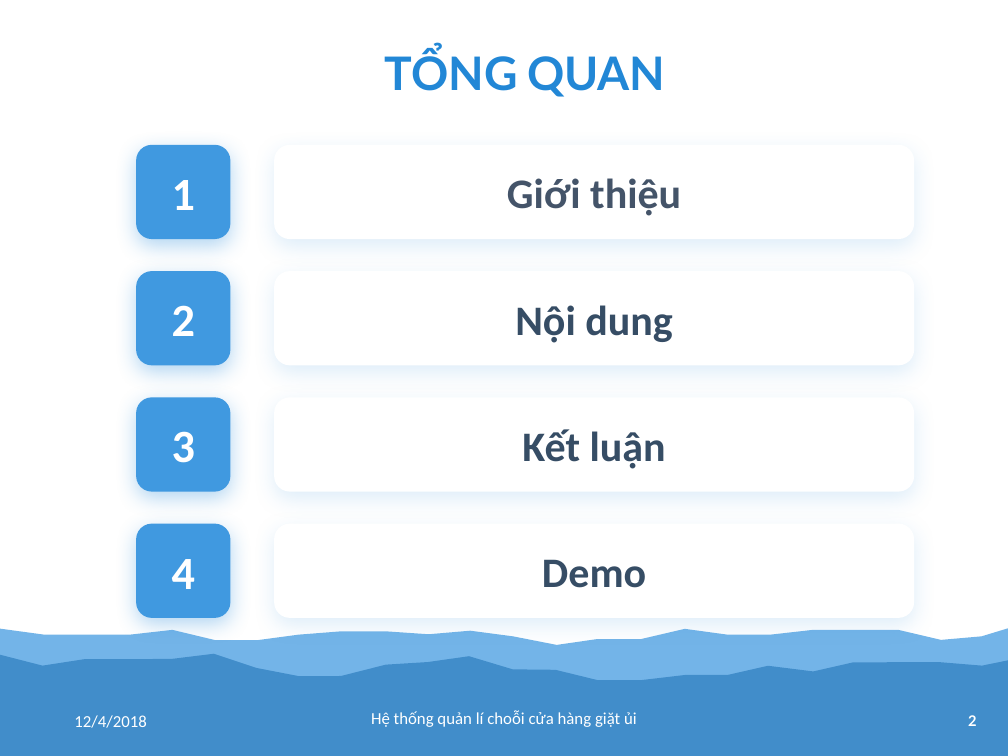
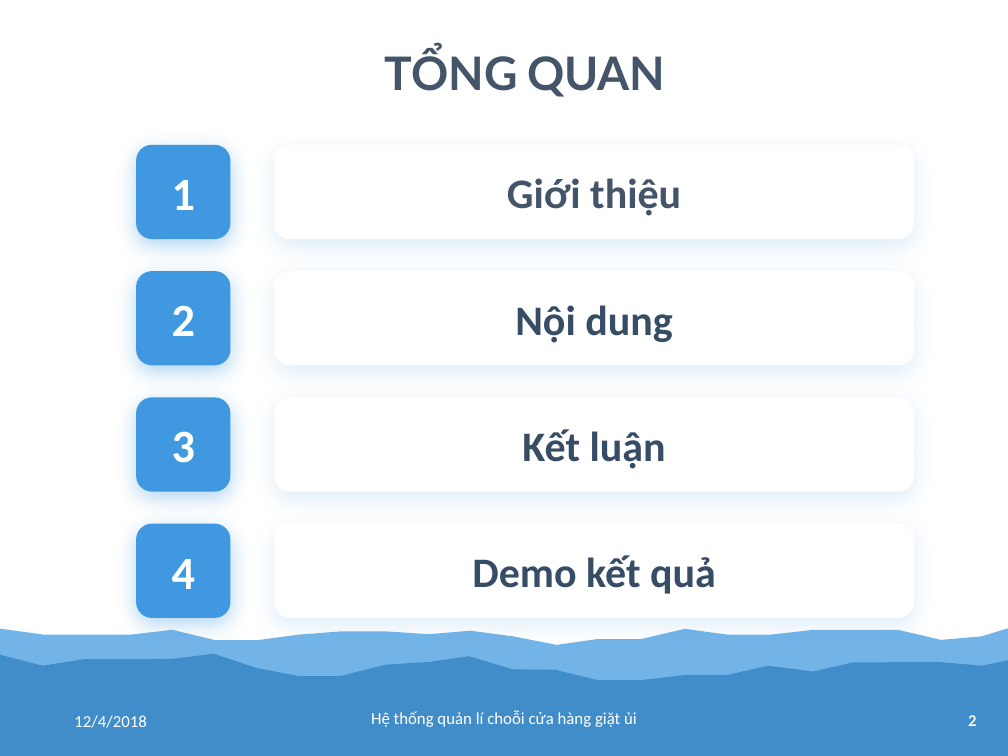
Before and after one commit to tranhoanghuan/Lu-n-v-n, a slide deck: slide 2 of baoCao/bao_cao.pptx. Drawn at 1008x756 pixels with LibreOffice and Linux fonts; fonts in the diff are those of the drawing. Boxes give left, top, right and bottom in pixels: in the first picture for what was removed or moved away, otherwise in the second. Text is boxed around its words. In the diff, an @@ line names an element or a change of style, - is before the commit and + after.

```diff
--- a/baoCao/bao_cao.pptx
+++ b/baoCao/bao_cao.pptx
@@ text "TỔNG QUAN" at <box>385,50,665,97</box>: text colour #2287D6 to #445469 @@
@@ text in rounded rectangle at <box>472,555,716,594</box>: text changed @@
-Demo
+Demo kết quả
```
Also in this commit, not shown: 2 other slides changed, 11 slides added.
